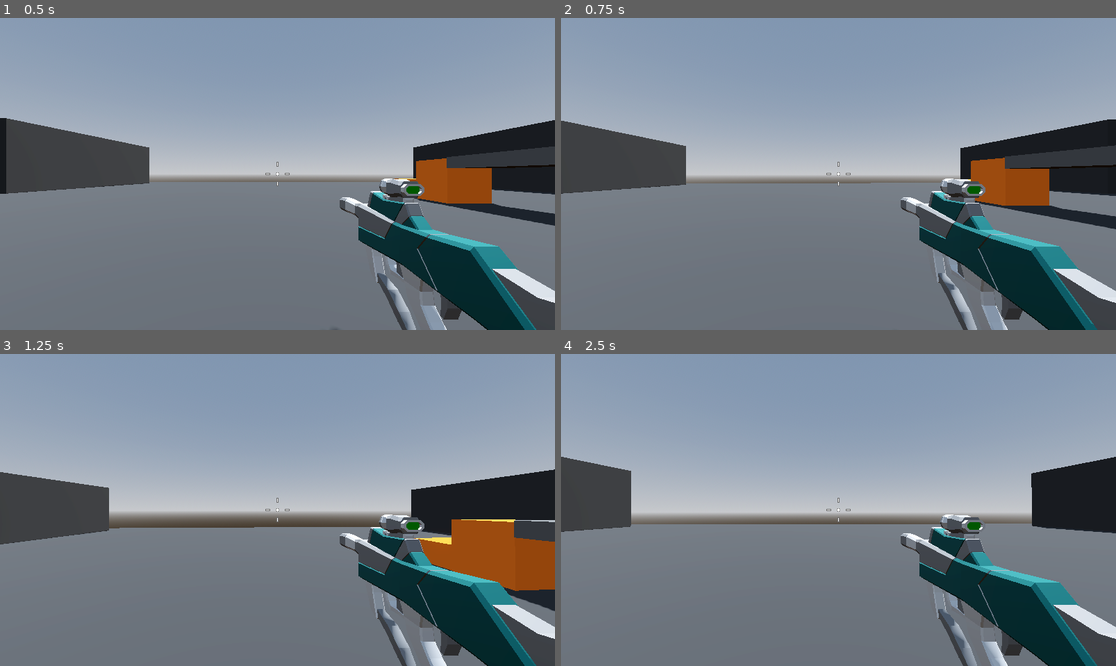
Above: before the commit, frames 1-4 (two rows, left to right).
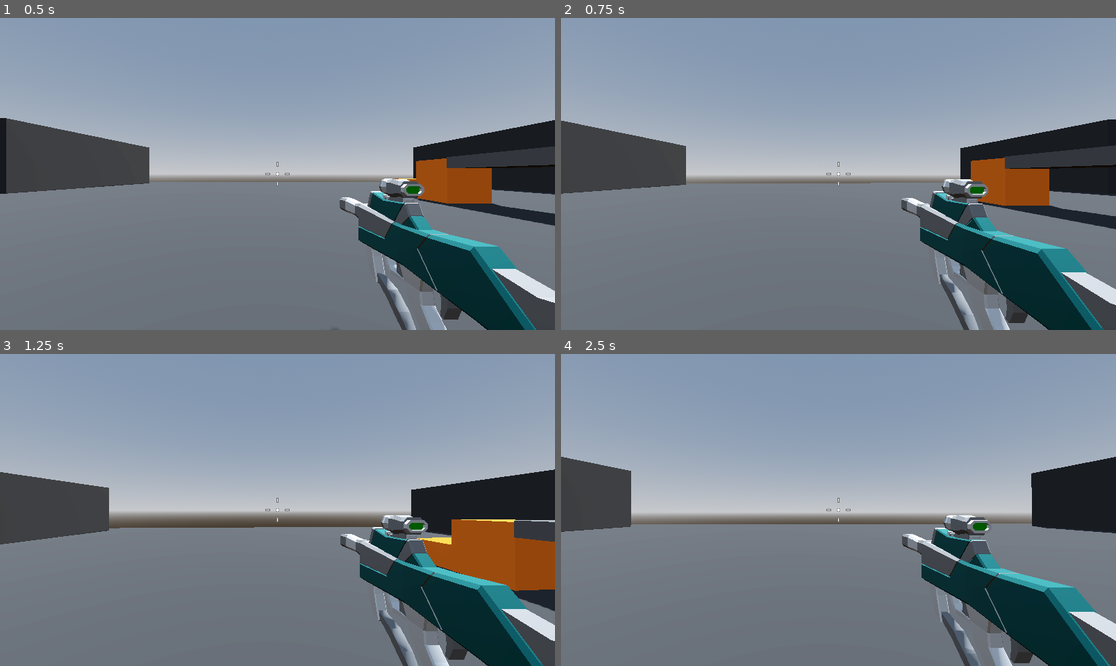
Above: after the commit, the same moments.

Repository: DapperMongoose/RoboRampage
Game: Godot game, scene res://Levels/SandBox.tscn
The game is run twice, just before and just after one commit, with the same random seed, the same clock (stepped at 60 frames per second) and the same inputs.
Inputs (mouse positions are in pixels of both pictures, inside the frame that each line leads up to):
- Up to frame 1 (0.5 s): no input
- Up to frame 2 (0.75 s): tap Enter at 0.5 s; move the mouse to (866, 174) at 0.52 s; press the mouse at (866, 174) at 0.53 s; hold W (move_forward) from 0.53 s (still down)
- Up to frame 3 (1.25 s): keep holding W (move_forward); tap Space (jump) at 0.77 s
- Up to frame 4 (2.5 s): keep holding W (move_forward); move the mouse to (810, 510) at 1.27 s; release the mouse at (810, 510) at 1.28 s; click (810, 510) at 1.35 s; tap Space (jump) at 1.52 s; move the mouse to (849, 503) at 2.02 s; press the mouse at (849, 503) at 2.03 s

Frame 1 is identical in both runs. In frame 2, 2.0% of the frame differs, in the area x 61-100%, y 51-100%; in frame 3, 2.3%; in frame 4, 3.4%.

Commit message:
completed recoil and raycasts lesson

Diff:
--- a/Weapons/SMG.tscn
+++ b/Weapons/SMG.tscn
@@ -3,7 +3,8 @@
 [ext_resource type="PackedScene" uid="uid://b0065o4wrmdv1" path="res://Weapons/hitscan_weapon.tscn" id="1_t01wr"]
 [ext_resource type="PackedScene" uid="uid://o08nyhlql7m" path="res://Weapons/SMG.glb" id="2_mtmfh"]
 
-[node name="SMG" instance=ExtResource("1_t01wr")]
+[node name="SMG" node_paths=PackedStringArray("weapon_mesh") instance=ExtResource("1_t01wr")]
+weapon_mesh = NodePath("SMG")
 
 [node name="SMG" parent="." index="1" instance=ExtResource("2_mtmfh")]
 transform = Transform3D(1, 0, 0, 0, 1, 0, 0, 0, 1, 0.7, -0.35, -1)
--- a/Weapons/hitscan_weapon.gd
+++ b/Weapons/hitscan_weapon.gd
@@ -1,13 +1,21 @@
 extends Node3D
 
+@export var weapon_mesh: Node3D
+@export var fire_rate := 14.0
+@export var recoil := 0.05
+
 @onready var cooldown_timer: Timer = $CooldownTimer
-
-@export var fire_rate := 14.0
-
+@onready var weapon_position: Vector3 = weapon_mesh.position
+@onready var ray_cast_3d: RayCast3D = $RayCast3D
 
 # Called every frame. 'delta' is the elapsed time since the previous frame.
 func _process(delta: float) -> void:
 	if Input.is_action_pressed("fire"):
-		if cooldown_timer.is_stopped():
-			cooldown_timer.start(1.0 / fire_rate)
-			print("weapon fired!")
+		shoot()
+	weapon_mesh.position = weapon_mesh.position.lerp(weapon_position, delta * 10)
+
+func shoot() -> void:
+	if cooldown_timer.is_stopped():
+		cooldown_timer.start(1.0 / fire_rate)
+		printt("weapon fired!", ray_cast_3d.get_collider())
+		weapon_mesh.position.z += recoil
--- a/Weapons/hitscan_weapon.tscn
+++ b/Weapons/hitscan_weapon.tscn
@@ -7,3 +7,6 @@
 
 [node name="CooldownTimer" type="Timer" parent="."]
 one_shot = true
+
+[node name="RayCast3D" type="RayCast3D" parent="."]
+target_position = Vector3(0, 0, -100)
